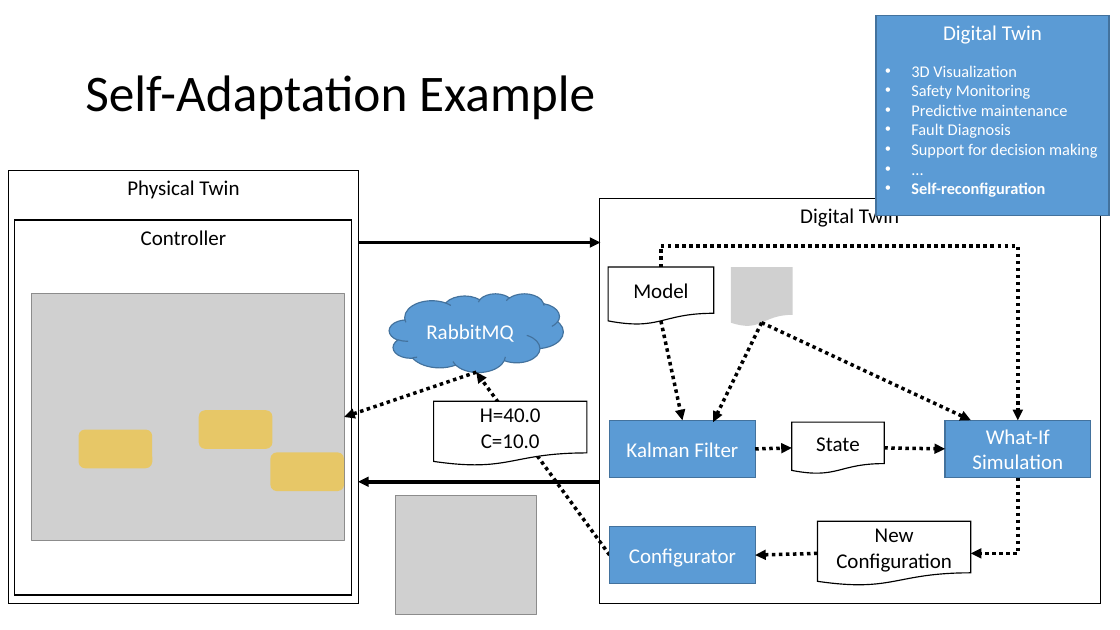
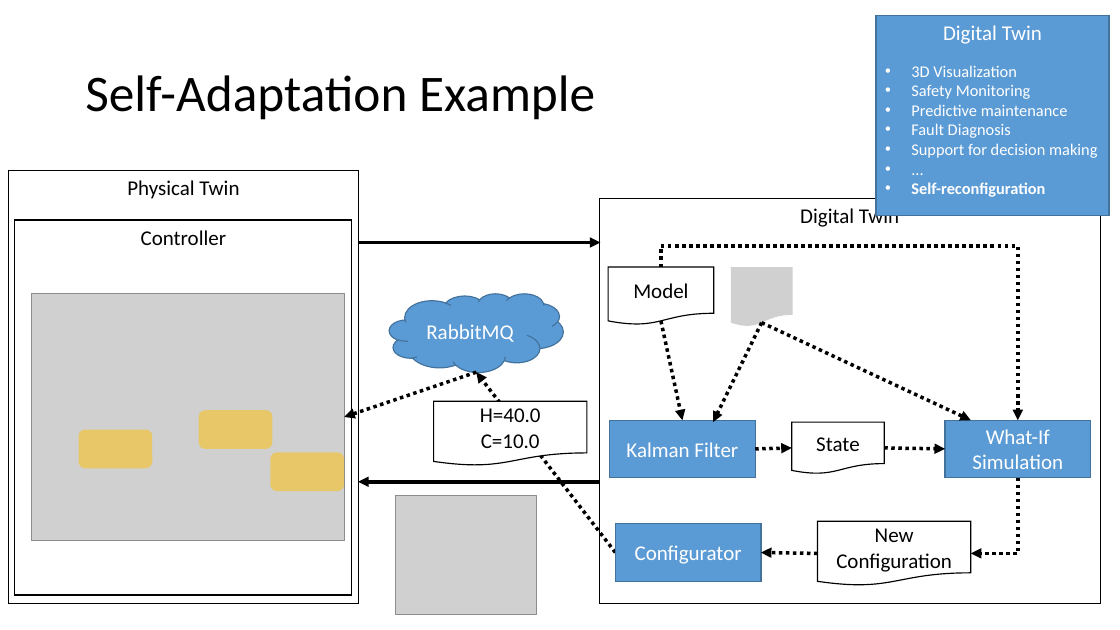
Before and after one commit to INTO-CPS-Association/example_digital-twin_incubator, a slide deck: slide 20 of notes/presentations/DigitLunch_17_December.pptx. Drawn at 1120x630 pixels with LibreOffice and Linux fonts; fonts in the diff are those of the drawing; grey boxes stand for pictures. Boxes give left, top, right and bottom in pixels: in the first picture for what was removed or moved away, otherwise in the second. Text is boxed around its words. In the diff, an @@ line names an element or a change of style, - is before the commit and + after.

```diff
--- a/notes/presentations/DigitLunch_17_December.pptx
+++ b/notes/presentations/DigitLunch_17_December.pptx
@@ arrow moved from (610, 555) - (476, 372) to (616, 553) - (476, 372) @@
@@ rectangle "Configurator": place and size @@
-rectangle "Configurator" at (610,527,755,584)
+rectangle "Configurator" at (616,524,761,581)
@@ arrow moved from (818, 554) - (755, 555) to (818, 554) - (761, 553) @@
```
Also in this commit, not shown: 6 other slides changed, 1 other file.
